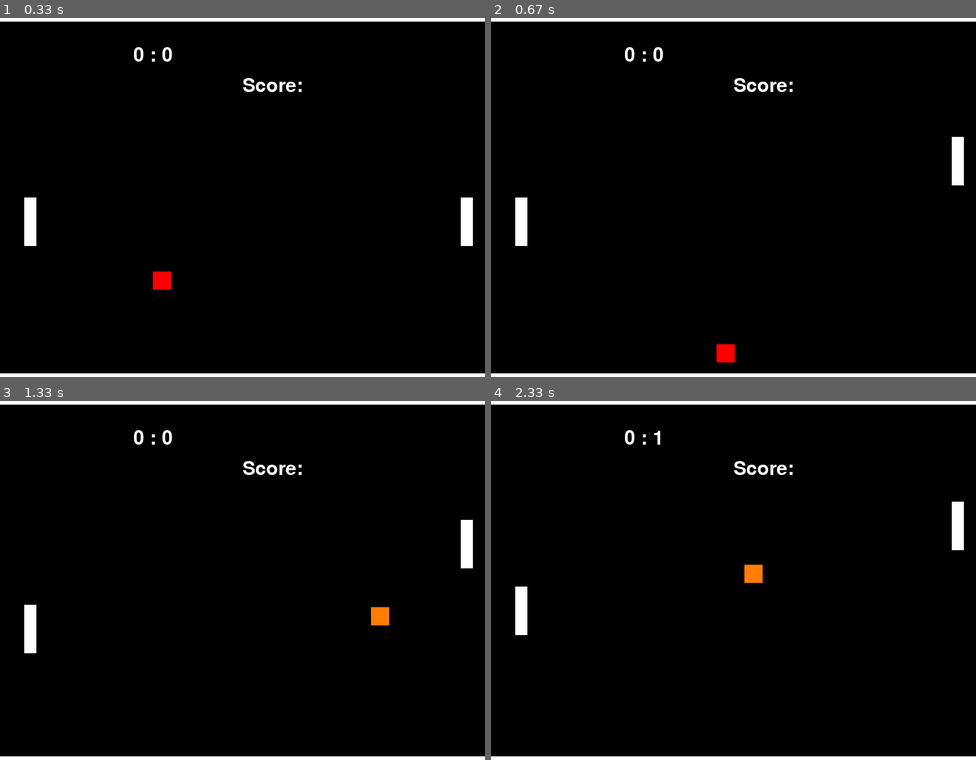
Above: before the commit, frames 1-4 (two rows, left to right).
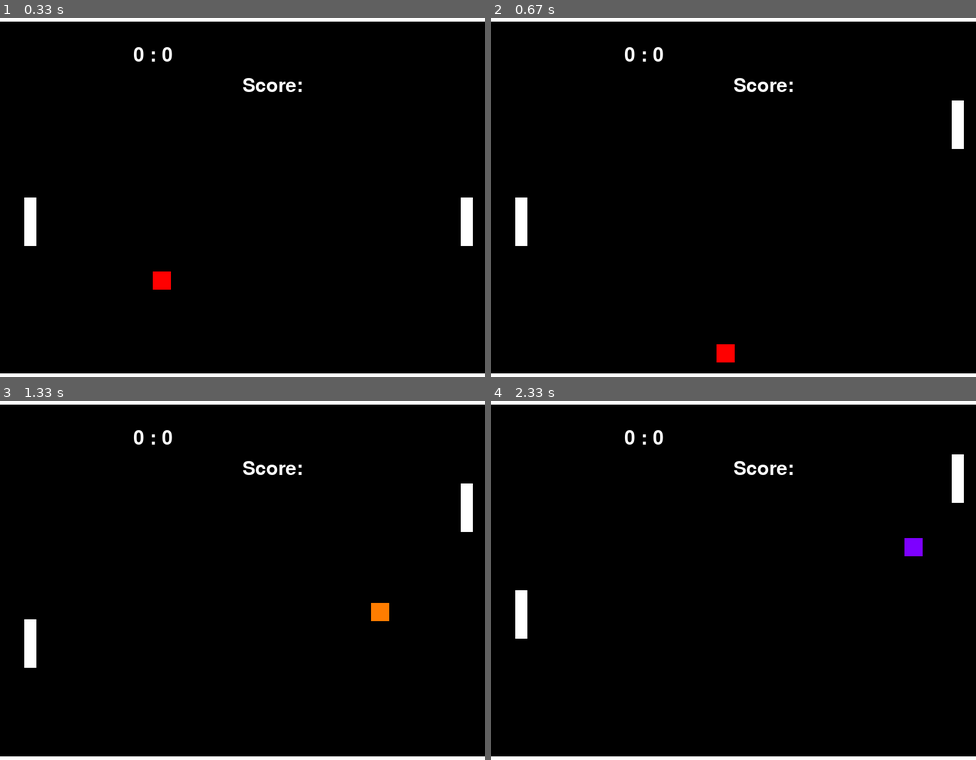
Above: after the commit, the same moments.

Repository: Dasani1/Pygame-Torture
Game: pygame game, started from Pong.py
Two runs of this game, one before a commit and one after it. Both use one fixed random seed, a clock stepped at 60 frames per second and the inputs below.
Inputs:
- Up to frame 1 (0.33 s): no input
- Up to frame 2 (0.67 s): hold Up from 0.33 s (still down)
- Up to frame 3 (1.33 s): release Up at 0.8 s; hold Down 0.83-1.13 s; hold S 0.83-1.13 s; hold Up from 1.17 s (still down); hold W from 1.17 s (still down)
- Up to frame 4 (2.33 s): release Up at 1.53 s; release W at 1.53 s; hold Down 1.57-1.93 s; hold S 1.57-1.93 s; hold Up 1.97-2.27 s; hold W 1.97-2.27 s; hold Down from 2.3 s (still down); hold S from 2.3 s (still down)

Frame 1 is identical in both runs. In frame 2, 0.5% of the frame differs, in the area x 95-98%, y 22-47%; in frame 3, 0.8%; in frame 4, 1.2%, in the area x 5-98%, y 8-67%.

Commit message:
Updated pong a little

Diff:
--- a/Pong.py
+++ b/Pong.py
@@ -50,21 +50,34 @@
         if self.xpos < 0:
             self.score1 += 1
             self.xpos = screen_size[0]/2
+            self.setSpeedx()
             self.ypos = screen_size[1]/2
         elif self.xpos > screen_size[0]:
             self.score2 += 1
+            self.setSpeedx()
             self.xpos = screen_size[0]/2
             self.ypos = screen_size[1]/2
         self.hitbox = pygame.Rect(self.xpos,self.ypos,self.size,self.size)
     def setSpeedx(self):
         self.speedx *= -1
-        self.speedx +=  random.randint(-100,100)/100
-
+        self.speedx *=  random.randint(75,125)/100
+
+        if abs(self.speedx) >= self.ogx*2 or abs(self.speedx) <= self.ogx/2: #speed cap
+            if self.speedx >= 0:
+                self.speedx = self.ogx*-1
+            else:
+                self.speedx = self.ogx
         print(self.speedx)
 
     def setSpeedy(self):
         self.speedy *= -1
-        self.speedy += random.randint(-100,100)/100
+        self.speedy *= random.randint(75,125)/100
+
+        if abs(self.speedy) >= self.ogy*2 or abs(self.speedy) <= self.ogy/2: #speed cap
+            if self.speedy >= 0:
+                self.speedy = self.ogy*-1
+            else:
+                self.speedy = self.ogy
 
     def setColour(self):
         colour = random.randint(0,5)
@@ -120,9 +133,9 @@
         if value == "n":
             self.speed = 0
         elif value:
-            self.speed = 5
+            self.speed = 8
         else:
-            self.speed = -5
+            self.speed = -8
 
     def move(self):
 
